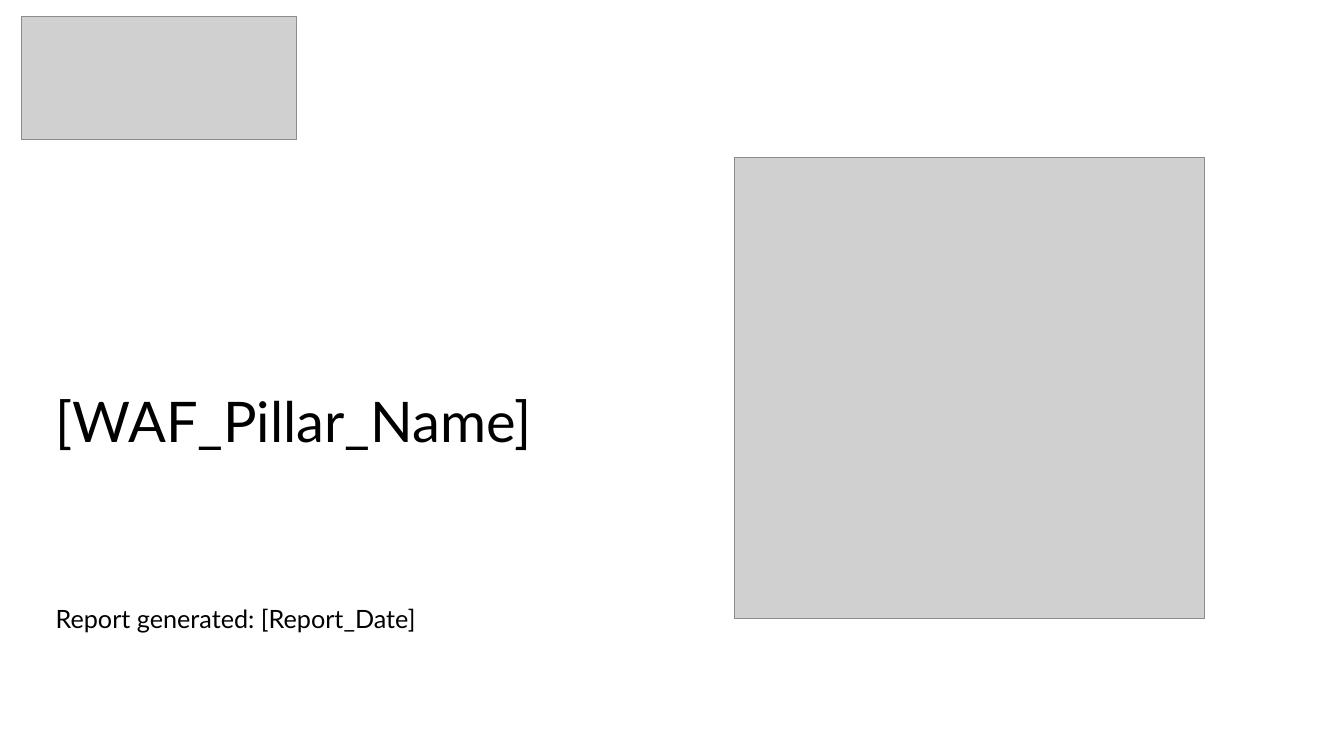
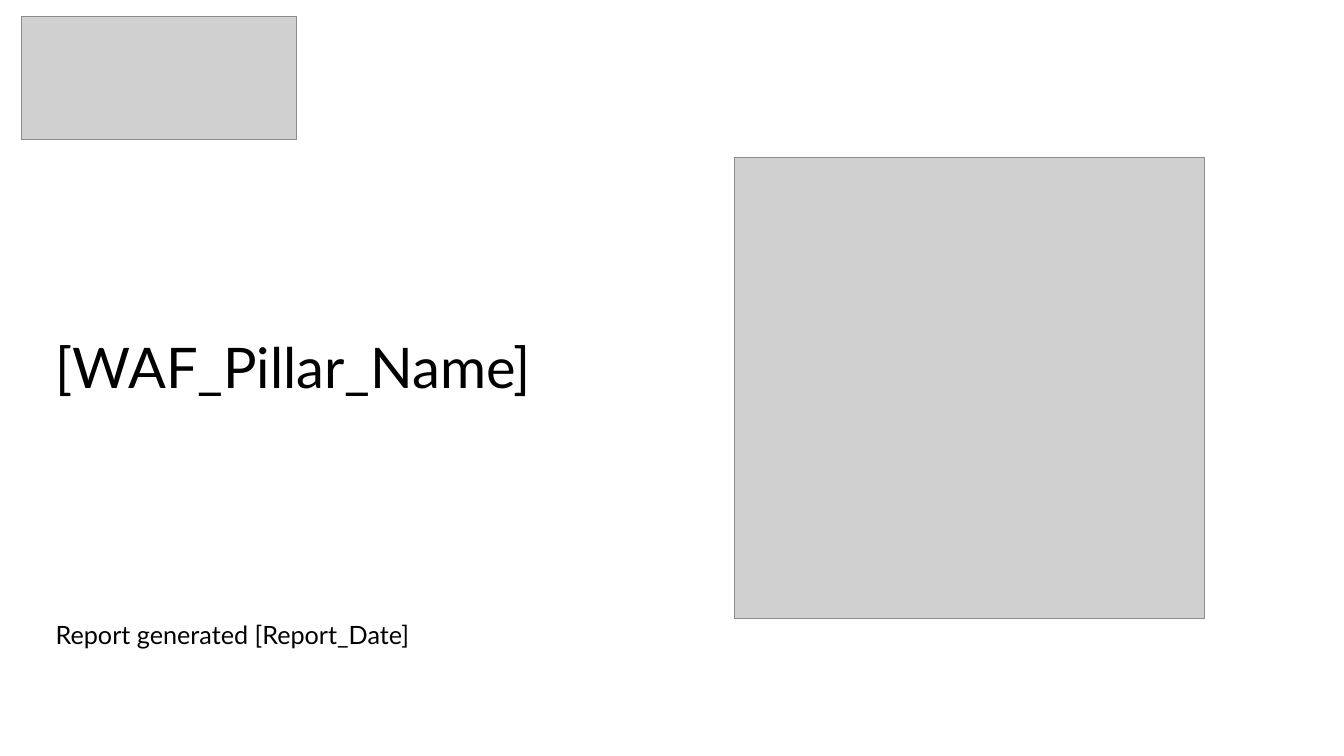
Before and after one commit to Azure/WellArchitected-Tools, a slide deck: slide 7 of WARP/devops/PnP_PowerPointReport_Template.pptx (slide 8 before the commit). Drawn at 1344x756 pixels with LibreOffice and Linux fonts; fonts in the diff are those of the drawing; grey boxes stand for pictures. Boxes give left, top, right and bottom in pixels: in the first picture for what was removed or moved away, otherwise in the second. Text is boxed around its words. In the diff, an @@ line names an element or a change of style, - is before the commit and + after.

```diff
--- a/WARP/devops/PnP_PowerPointReport_Template.pptx
+++ b/WARP/devops/PnP_PowerPointReport_Template.pptx
@@ text "[WAF_Pillar_Name]" moved from (x1=56, y1=399, x2=532, y2=450) to (x1=56, y1=345, x2=532, y2=396) @@
@@ text at (x1=56, y1=624, x2=410, y2=649): text changed @@
-Report generated: [Report_Date]
+Report generated [Report_Date]
```
Also in this commit, not shown: 3 other slides changed, 10 slides added, 6 slides removed.
